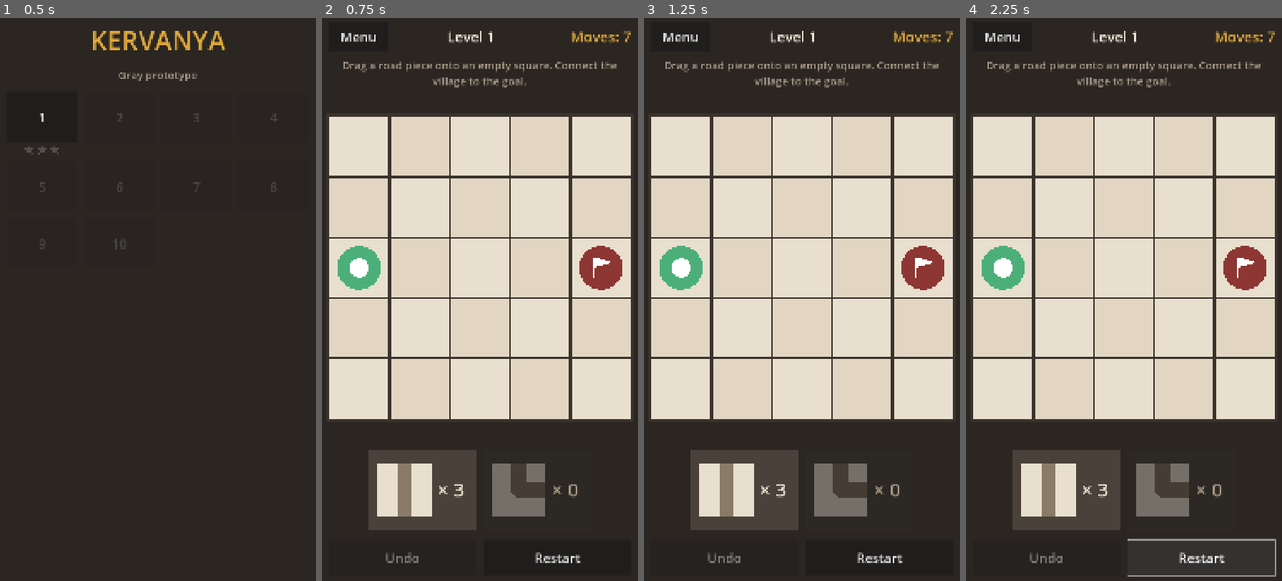
Above: before the commit, frames 1-4 (left to right).
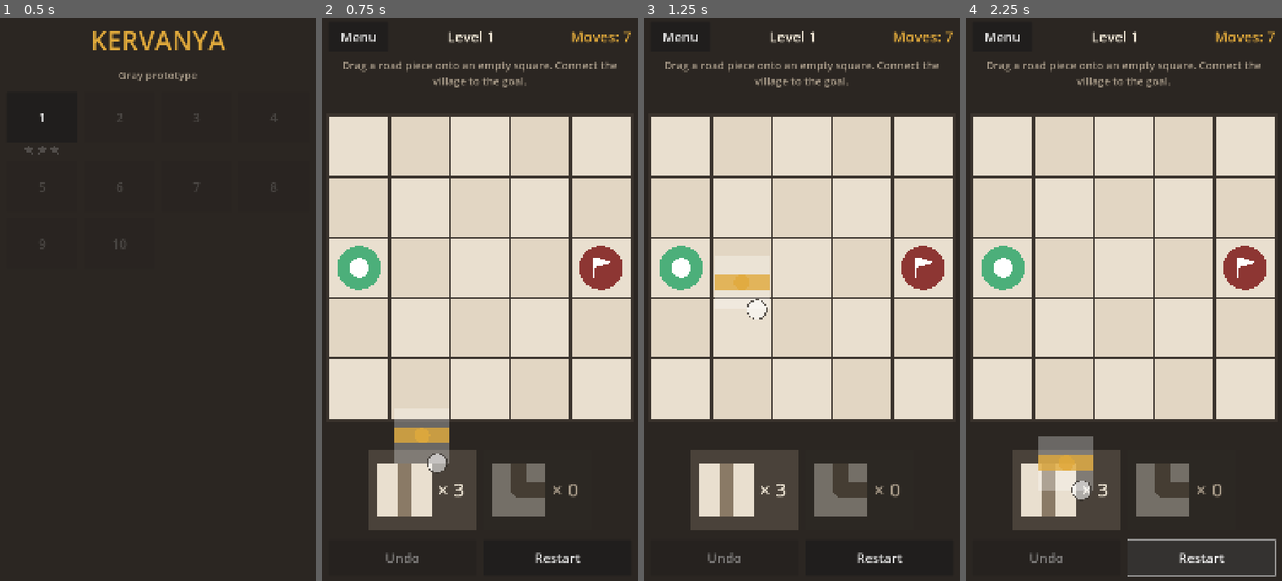
Above: after the commit, the same moments.

Repository: Cagin-karatas/kervanya
Game: Godot game, scene res://scenes/boot.tscn
Two runs of this game, one before a commit and one after it. Both use one fixed random seed, a clock stepped at 60 frames per second and the inputs below.
Inputs:
- Up to frame 1 (0.5 s): no input
- Up to frame 2 (0.75 s): click "1" at 0.5 s
- Up to frame 3 (1.25 s): no input
- Up to frame 4 (2.25 s): click "Restart" at 1.25 s; click "Restart" at 2 s

Frame 1 is identical in both runs. In frame 2, 1.4% of the frame differs, in the area x 22-41%, y 71-81%; in frame 3, 0.7%; in frame 4, 1.5%, in the area x 22-41%, y 74-86%.

Commit message:
Öğretim ipuçları: sürükleme animasyonu, döndürme halkası, tepsiye dokunma yönlendirmesi
- Bölüm 1: tahta boşken tepsiden hedef kareye giden parça + parmak animasyonu
- Bölüm 2: yanlış yöndeki parçada ilk döndürmeye kadar dönen ok ve halka
- Tepsiye sadece dokunulursa 'basılı tut ve sürükle' mesajı ve animasyon
- Geçersiz kare yalnız renkle değil çarpı işaretiyle gösterilir (plan §11)
- tools/playtest.gd tutorial modu

Co-Authored-By: Claude Opus 5.5 <noreply@anthropic.com>
Claude-Session: https://claude.ai/code/session_013AW1KqiLTRTQPuMbrZxGVx

Diff:
--- a/localization/strings.csv
+++ b/localization/strings.csv
@@ -18,3 +18,4 @@
 TUT_POI,The blue market must be on your route too.,Mavi pazar da rotanın üzerinde olmalı.
 HINT_SHOWN,Hint: follow the faint road.,İpucu: soluk yolu takip et.
 NO_MOVES,No moves left,Hamle kalmadı
+TAP_TRAY,"Press and hold a piece, then drag it onto the board.","Parçayı basılı tut ve tahtaya sürükle."
--- a/scripts/scenes/puzzle_board.gd
+++ b/scripts/scenes/puzzle_board.gd
@@ -46,6 +46,11 @@
 	canvas.show_hint = not _is_test and GameState.fail_count(level_index) >= level.assist_after_fail_count
 	box.add_child(canvas)
 	canvas.setup(model)
+	match level.tutorial_key:
+		"TUT_DRAG":
+			canvas.tutorial_mode = "drag"
+		"TUT_ROTATE":
+			canvas.tutorial_mode = "rotate"
 	canvas.board_changed.connect(_on_board_changed)
 	canvas.rejected.connect(_on_rejected)
 
@@ -143,6 +148,9 @@
 func _on_rejected(reason: String) -> void:
 	if reason == "no_moves":
 		info_label.text = tr("NO_MOVES")
+	elif reason == "tap_tray":
+		info_label.text = tr("TAP_TRAY")
+		return
 	var tw := create_tween()
 	moves_label.modulate = Color(1, 0.4, 0.4)
 	tw.tween_property(moves_label, "modulate", Color.WHITE, 0.4)
--- a/scripts/ui/puzzle_canvas.gd
+++ b/scripts/ui/puzzle_canvas.gd
@@ -33,6 +33,13 @@
 var _press: Dictionary = {}
 var _drag: Dictionary = {}
 
+## Öğretim ipuçları: "drag" = tahta boşken tepsiden kareye giden el animasyonu,
+## "rotate" = yanlış yöne bakan parçada "dokun ve döndür" halkası (ilk döndürmeye kadar).
+var tutorial_mode := ""
+var _rotated_once := false
+var _hint_until_ms := 0
+const HINT_CYCLE_MS := 1600
+
 
 func _ready() -> void:
 	mouse_filter = Control.MOUSE_FILTER_STOP
@@ -42,6 +49,9 @@
 
 func setup(p_model: BoardModel) -> void:
 	model = p_model
+	model.acted.connect(func(kind: String) -> void:
+		if kind == "rotate":
+			_rotated_once = true)
 	_layout()
 	queue_redraw()
 
@@ -160,7 +170,11 @@
 	if not _drag.is_empty():
 		var target := cell_at(pos + ghost_offset())
 		if _drag["source"] == "tray":
-			if target.x >= 0:
+			if target.x < 0 and pos.distance_to(_press.get("start", pos)) < _cell * 0.25:
+				# Tepsiye sadece dokunuldu: sürüklemeyi göster.
+				rejected.emit("tap_tray")
+				play_drag_hint(2)
+			elif target.x >= 0:
 				changed = model.place_from_tray(_drag["type"], target)
 				if not changed:
 					rejected.emit("no_moves" if model.moves_left() <= 0 else "invalid_cell")
@@ -183,6 +197,7 @@
 			rejected.emit("no_moves")
 	cancel_interaction()
 	if changed:
+		_hint_until_ms = 0
 		board_changed.emit()
 
 
@@ -229,6 +244,7 @@
 		_draw_hub(p, COL_POI, "poi", connected.has(p))
 
 	_draw_tray()
+	_draw_tutorial()
 
 	if not _drag.is_empty():
 		var gpos: Vector2 = _drag["pos"] + ghost_offset()
@@ -238,6 +254,11 @@
 		if target.x >= 0 and target != drag_from:
 			var ok := model.can_place(target) and model.moves_left() > 0
 			draw_rect(cell_rect(target).grow(-3.0), COL_OK if ok else COL_BAD)
+			if not ok:
+				# Geçersiz kare yalnız renkle değil, çarpı işaretiyle de gösterilir.
+				var k := cell_rect(target).grow(-_cell * 0.3)
+				draw_line(k.position, k.end, Color(0.55, 0.1, 0.1), 7.0)
+				draw_line(Vector2(k.end.x, k.position.y), Vector2(k.position.x, k.end.y), Color(0.55, 0.1, 0.1), 7.0)
 			if ok:
 				ghost_rot = model.best_rotation(_drag["type"], target, drag_from)
 		var ghost := Rect2(gpos - Vector2(_cell, _cell) * 0.5, Vector2(_cell, _cell))
@@ -292,3 +313,82 @@
 		var text_pos := Vector2(icon.end.x + 20.0, r.get_center().y + 22.0)
 		draw_string(font, text_pos, "× %d" % shown, HORIZONTAL_ALIGNMENT_LEFT, -1, 64,
 				UiKit.TEXT if shown > 0 else UiKit.MUTED)
+
+
+# ---------------------------------------------------------------- öğretim ipuçları
+
+func play_drag_hint(cycles: int = 2) -> void:
+	_hint_until_ms = Time.get_ticks_msec() + cycles * HINT_CYCLE_MS
+	queue_redraw()
+
+
+func _process(_delta: float) -> void:
+	if model != null and (_drag_hint_active() or _rotate_hint_cell().x >= 0):
+		queue_redraw()
+
+
+func _drag_hint_active() -> bool:
+	if model == null or input_locked or not _drag.is_empty() or model.is_finished():
+		return false
+	if Time.get_ticks_msec() < _hint_until_ms:
+		return true
+	return tutorial_mode == "drag" and model.tiles.is_empty()
+
+
+## Öğretilecek hedef: çözümde olup henüz doğru yerleşmemiş ilk kare ve türü.
+func _next_hint_step() -> Dictionary:
+	for h in hint:
+		var hc: Vector2i = h["cell"]
+		if model.cell_mask(hc) == TileDefs.mask_of(h["type"], h["rot"]):
+			continue
+		if model.has_tile(hc) or model.tray_count(h["type"]) <= 0:
+			continue
+		return h
+	return {}
+
+
+func _rotate_hint_cell() -> Vector2i:
+	if tutorial_mode != "rotate" or _rotated_once or model.is_finished() or not _drag.is_empty():
+		return Vector2i(-1, -1)
+	for h in hint:
+		var hc: Vector2i = h["cell"]
+		if model.has_tile(hc) and model.tiles[hc]["type"] == h["type"] \
+				and model.cell_mask(hc) != TileDefs.mask_of(h["type"], h["rot"]):
+			return hc
+	return Vector2i(-1, -1)
+
+
+func _draw_tutorial() -> void:
+	var now := Time.get_ticks_msec()
+	if _drag_hint_active():
+		var step := _next_hint_step()
+		if not step.is_empty():
+			var t := float(now % HINT_CYCLE_MS) / HINT_CYCLE_MS
+			var a: Vector2 = _slot_rects[step["type"]].get_center()
+			var b: Vector2 = cell_rect(step["cell"]).get_center()
+			var k := smoothstep(0.15, 0.75, t)
+			var pos := a.lerp(b, k)
+			var alpha := clampf(minf(t / 0.1, (1.0 - t) / 0.15), 0.0, 1.0)
+			var r := Rect2(pos - Vector2(_cell, _cell) * 0.45, Vector2(_cell, _cell) * 0.9)
+			draw_rect(r, Color(1, 1, 1, 0.3 * alpha))
+			_draw_road(r, TileDefs.mask_of(step["type"], step["rot"]), Color(COL_ROAD_ON, 0.8 * alpha))
+			# Parmak: parçanın biraz altında içi boş daire
+			var finger := pos + Vector2(_cell * 0.25, _cell * 0.45)
+			draw_circle(finger, _cell * 0.16, Color(1, 1, 1, 0.55 * alpha))
+			draw_arc(finger, _cell * 0.16, 0, TAU, 32, Color(0.2, 0.18, 0.16, 0.8 * alpha), 4.0)
+	var rc := _rotate_hint_cell()
+	if rc.x >= 0:
+		var c := cell_rect(rc).get_center()
+		var pulse := 0.5 + 0.5 * sin(now / 180.0)
+		draw_arc(c, _cell * (0.44 + 0.04 * pulse), 0, TAU, 48, Color(COL_POI, 0.55 + 0.4 * pulse), 8.0)
+		# Saat yönünde dönen ok (gölgeli, kare içinde)
+		var rad := _cell * 0.26
+		var a0 := -PI * 0.85 + pulse * 0.3
+		var a1 := PI * 0.35 + pulse * 0.3
+		draw_arc(c, rad, a0, a1, 24, Color(0, 0, 0, 0.45), 11.0)
+		draw_arc(c, rad, a0, a1, 24, Color.WHITE, 7.0)
+		var tip := c + Vector2(cos(a1), sin(a1)) * rad
+		var tangent := Vector2(-sin(a1), cos(a1))
+		var normal := Vector2(cos(a1), sin(a1))
+		var head := PackedVector2Array([tip + tangent * 16.0, tip - normal * 12.0, tip + normal * 12.0])
+		draw_colored_polygon(head, Color.WHITE)
--- a/tools/playtest.gd
+++ b/tools/playtest.gd
@@ -39,6 +39,8 @@
 			await run_layout()
 		"editor":
 			await run_editor()
+		"tutorial":
+			await run_tutorial()
 	print("\nSONUÇ [%s] %d geçti, %d başarısız" % [mode, passed, failed])
 	for n in notes:
 		print("  not: " + n)
@@ -456,3 +458,45 @@
 	await tap_button("Yükle")
 	check(ed.status.text.begins_with("Bölüm 8 yüklendi") and gs().editor_draft["level_id"] == "w1_c1_l008", "bölüm 8 yüklendi")
 	await shot("e5_editor_yukle")
+
+
+func run_tutorial() -> void:
+	gs().current_level_index = 0
+	change_scene_to_file("res://scenes/puzzle_board.tscn")
+	await wait_scene("PuzzleBoard")
+	var board: Node = current_scene
+	var canvas: PuzzleCanvas = board.canvas
+	check(canvas.tutorial_mode == "drag" and canvas._drag_hint_active(), "bölüm 1: sürükleme ipucu açık")
+	await create_timer(0.7).timeout
+	await shot("t1_surukleme_ipucu")
+	# Tepsiye sadece dokunma
+	await tap(slot_pos(canvas, TileDefs.Type.STRAIGHT))
+	check(board.info_label.text == t("TAP_TRAY"), "tepsiye dokununca yönlendirme: %s" % board.info_label.text)
+	check(board.model.tiles.is_empty(), "dokunma parça yerleştirmedi")
+	var p0: Dictionary = board.level.solution[0]
+	await drag_path(slot_pos(canvas, p0["type"]), drop_pos(canvas, p0["cell"]))
+	check(not board.model.tiles.is_empty() and not canvas._drag_hint_active(), "ilk yerleştirmeden sonra ipucu kapanır")
+	# Bölüm 2: döndürme ipucu
+	gs().current_level_index = 1
+	change_scene_to_file("res://scenes/puzzle_board.tscn")
+	await frames(2)
+	await wait_scene("PuzzleBoard")
+	board = current_scene
+	canvas = board.canvas
+	check(canvas.tutorial_mode == "rotate" and canvas._rotate_hint_cell().x < 0, "bölüm 2: yanlış parça yokken döndürme ipucu yok")
+	var corner: Dictionary = {}
+	for h in board.level.solution:
+		if h["type"] == TileDefs.Type.CORNER:
+			corner = h
+	await drag_path(slot_pos(canvas, corner["type"]), drop_pos(canvas, corner["cell"]))
+	var c: Vector2i = corner["cell"]
+	board.model.tiles[c]["rot"] = (int(corner["rot"]) + 1) % 4  # testte yanlış yöne çevir
+	await frames(2)
+	check(canvas._rotate_hint_cell() == c, "yanlış yöndeki parçada döndürme ipucu")
+	await shot("t2_dondurme_ipucu")
+	await tap(cell_pos(canvas, c))
+	check(canvas._rotate_hint_cell().x < 0, "ilk döndürmeden sonra ipucu kapanır")
+	# Geçersiz kare işareti
+	await drag_path(slot_pos(canvas, TileDefs.Type.STRAIGHT), drop_pos(canvas, board.level.start_cell), false)
+	await shot("t3_gecersiz_kare")
+	await touch(drop_pos(canvas, board.level.start_cell), false)
